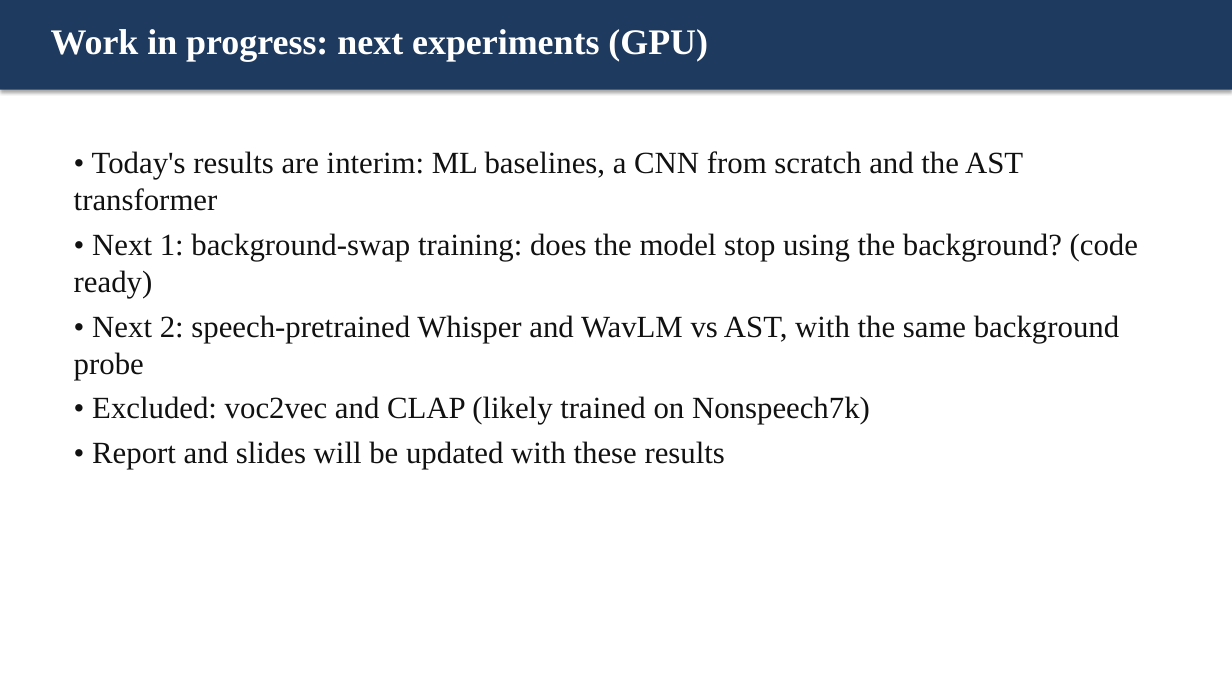
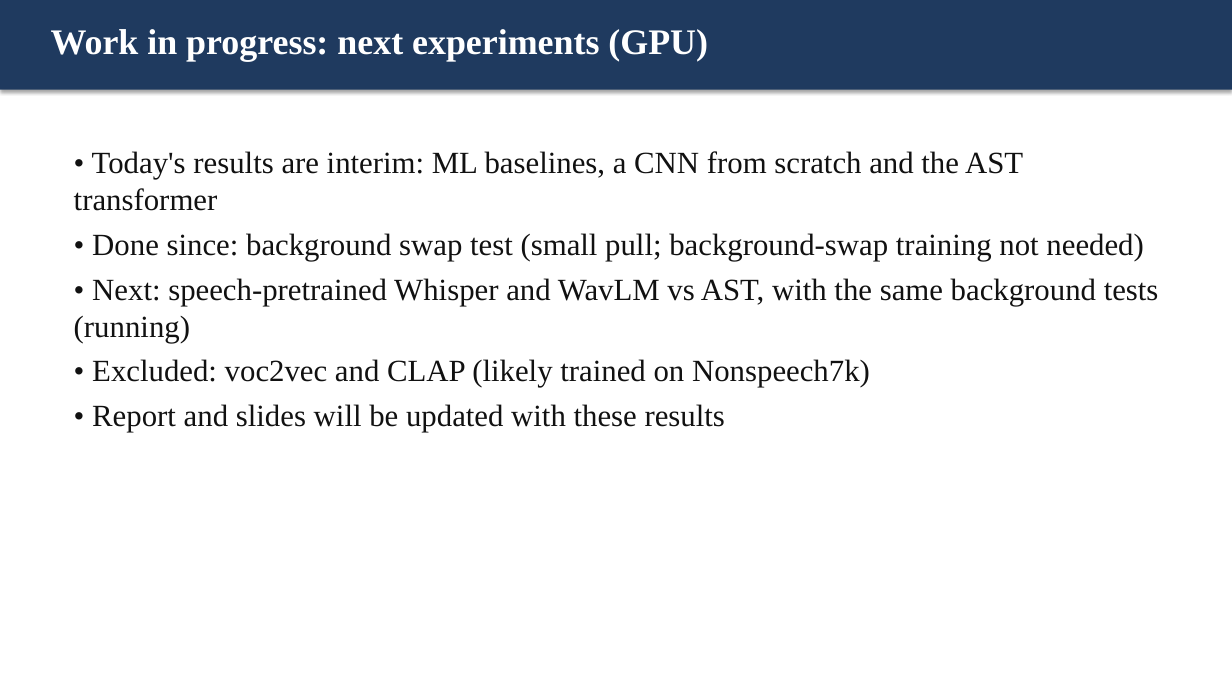
Before and after one commit to Harbani007/nonspeech7k-generalisation, a slide deck: slide 16 of report/presentation/Nonspeech7k_Presentation.pptx (slide 15 before the commit). Drawn at 1232x693 pixels with LibreOffice and Linux fonts; fonts in the diff are those of the drawing. Boxes give left, top, right and bottom in pixels: in the first picture for what was removed or moved away, otherwise in the second. Text is boxed around its words. In the diff, an @@ line names an element or a change of style, - is before the commit and + after.

Commit message:
Phase 0 background swap (A100): DETECTED BUT SMALL; results, report section 7.6, new slide, study guide, plan (Phase 2 skipped)

```diff
--- a/report/presentation/Nonspeech7k_Presentation.pptx
+++ b/report/presentation/Nonspeech7k_Presentation.pptx
@@ text at bbox=[74, 233, 1159, 343]: text changed @@
-• Next 1: background-swap training: does the model stop using the background? (code ready)
-• Next 2: speech-pretrained Whisper and WavLM vs AST, with the same background probe
+• Done since: background swap test (small pull; background-swap training not needed)
+• Next: speech-pretrained Whisper and WavLM vs AST, with the same background tests (running)
```
Also in this commit, not shown: 1 slide added, 36 other files.
